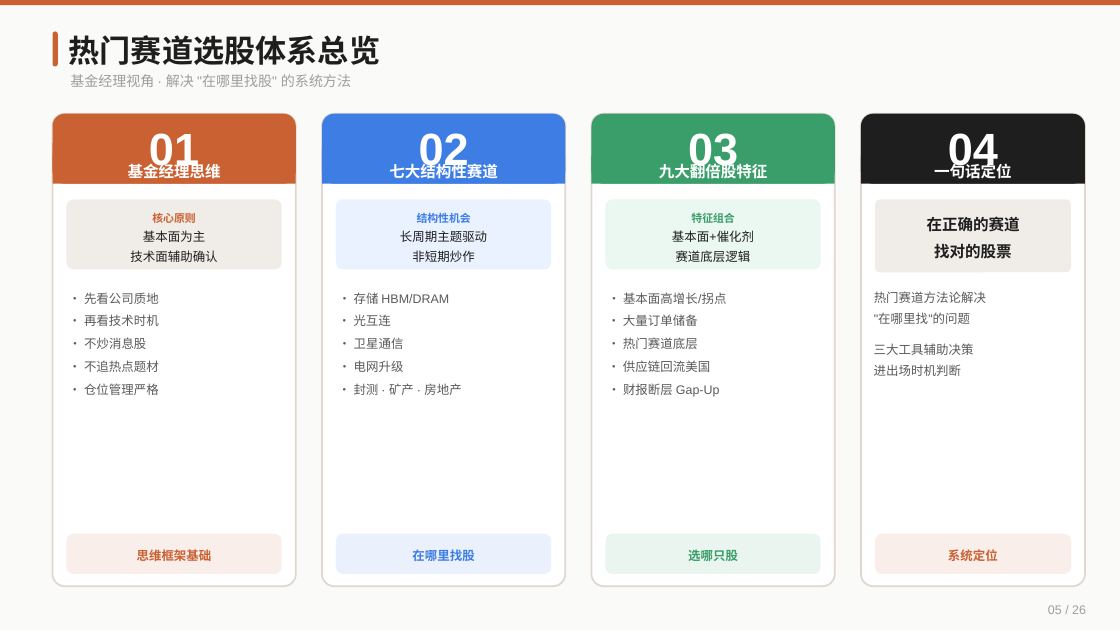
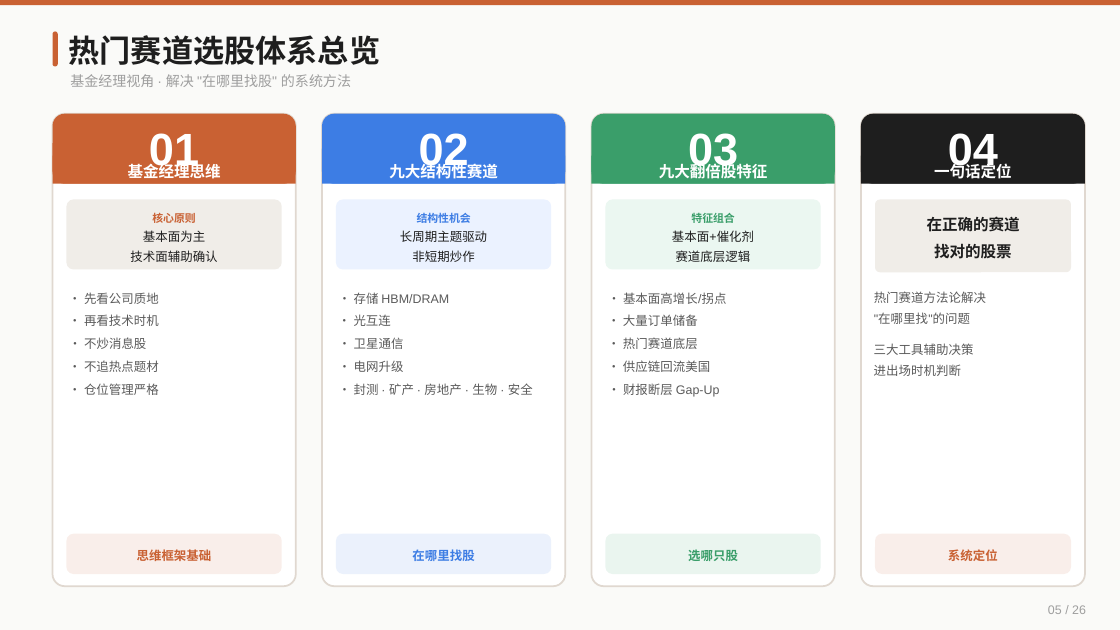
Before and after one commit to austinxyz/course-portal, a slide deck: slide 5 of dl/claude_course_s4.pptx. Drawn at 1120x630 pixels with LibreOffice and Linux fonts; fonts in the diff are those of the drawing. Boxes give left, top, right and bottom in pixels: in the first picture for what was removed or moved away, otherwise in the second. Text is boxed around its words. In the diff, an @@ line names an element or a change of style, - is before the commit and + after.

```diff
--- a/dl/claude_course_s4.pptx
+++ b/dl/claude_course_s4.pptx
@@ text at bbox=[389, 162, 498, 179]: text changed @@
-七大结构性赛道
+九大结构性赛道
@@ text at bbox=[354, 383, 533, 395]: text changed @@
-• 封测 · 矿产 · 房地产
+• 封测 · 矿产 · 房地产 · 生物 · 安全
```
Also in this commit, not shown: 7 other slides changed, 7 other files.
